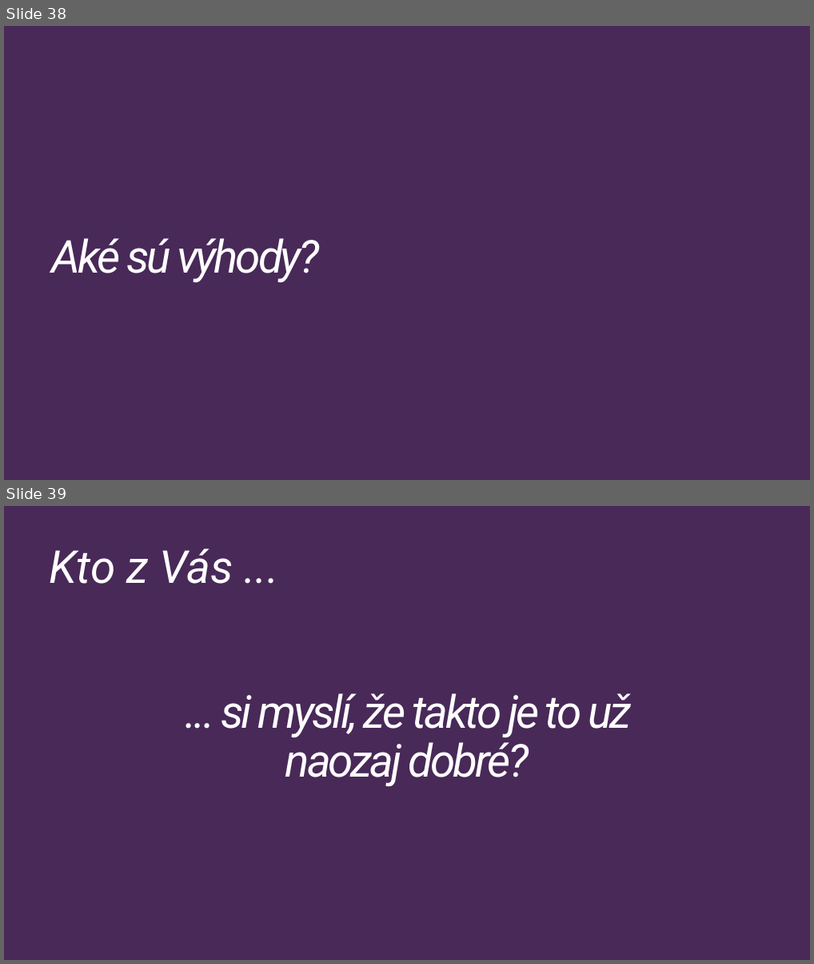
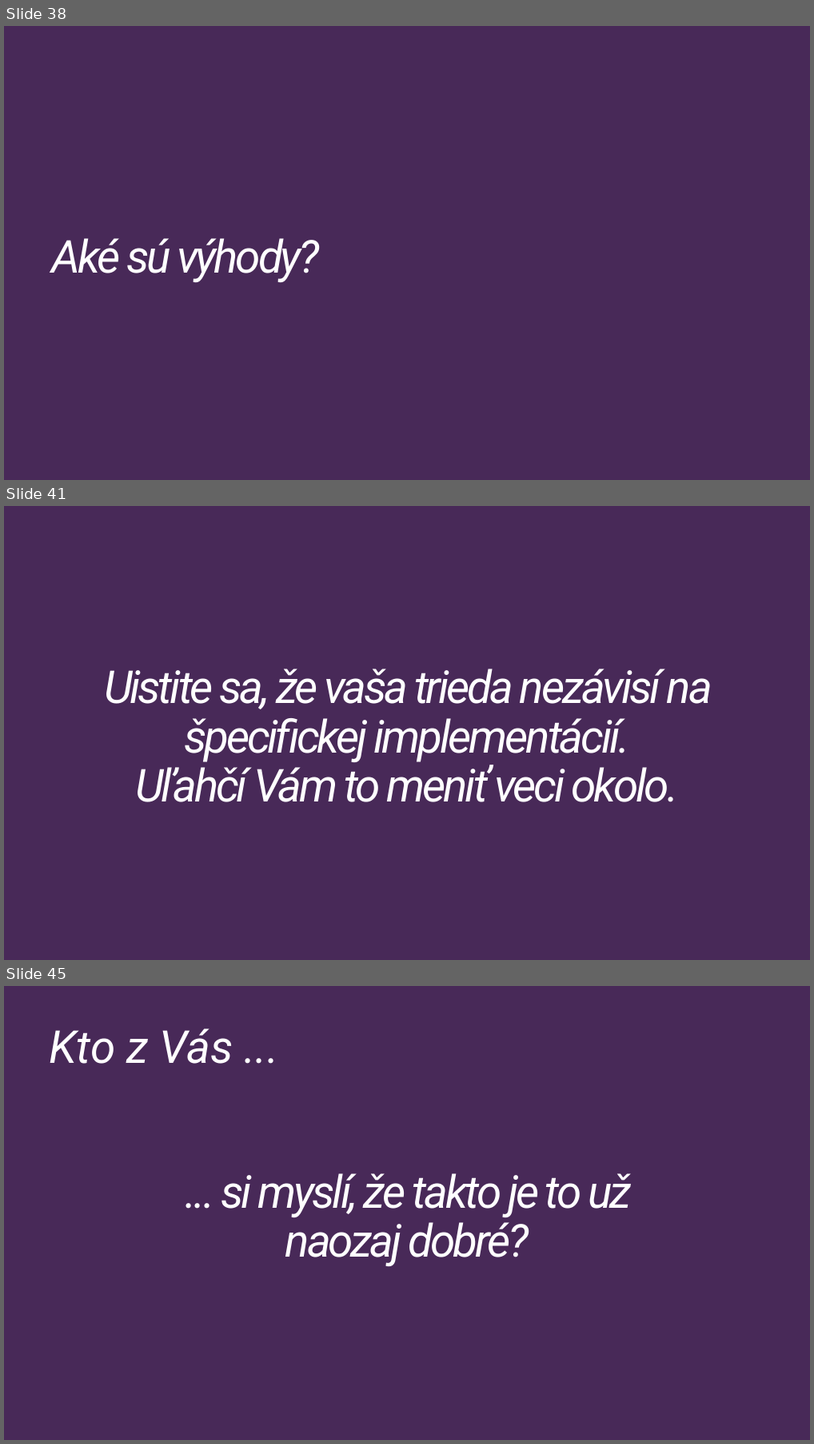
Before and after one commit to Burgyn/SOLID-Principles, a slide deck: SOLIDPrinciples.pptx. Shown one above the other, each under a label of ours: slides 38 and 39 before the commit, slides 38, 41 and 45 after it; the slides between them are not shown. The pictures are 814x964 and 814x1444 pixels, drawn with LibreOffice and Linux fonts; fonts in the diff are those of the drawing. Boxes give left, top, right and bottom in pixels: in the first picture for what was removed or moved away, otherwise in the second. Text is boxed around its words. In the diff, an @@ line names an element or a change of style, - is before the commit and + after.

```diff
--- a/SOLIDPrinciples.pptx
+++ b/SOLIDPrinciples.pptx
@@ slide 41 added at <box>4,506,810,960</box>, background #482958 @@
@@ title added at <box>104,668,713,802</box>, 54 pt, text #FFFFFF, italic @@
+Uistite sa, že vaša trieda nezávisí na špecifickej implementácií.
+Uľahčí Vám to meniť veci okolo.
@@ what was slide 39 is now slide 45 @@
```
Also in this commit, not shown: 5 other slides added.
